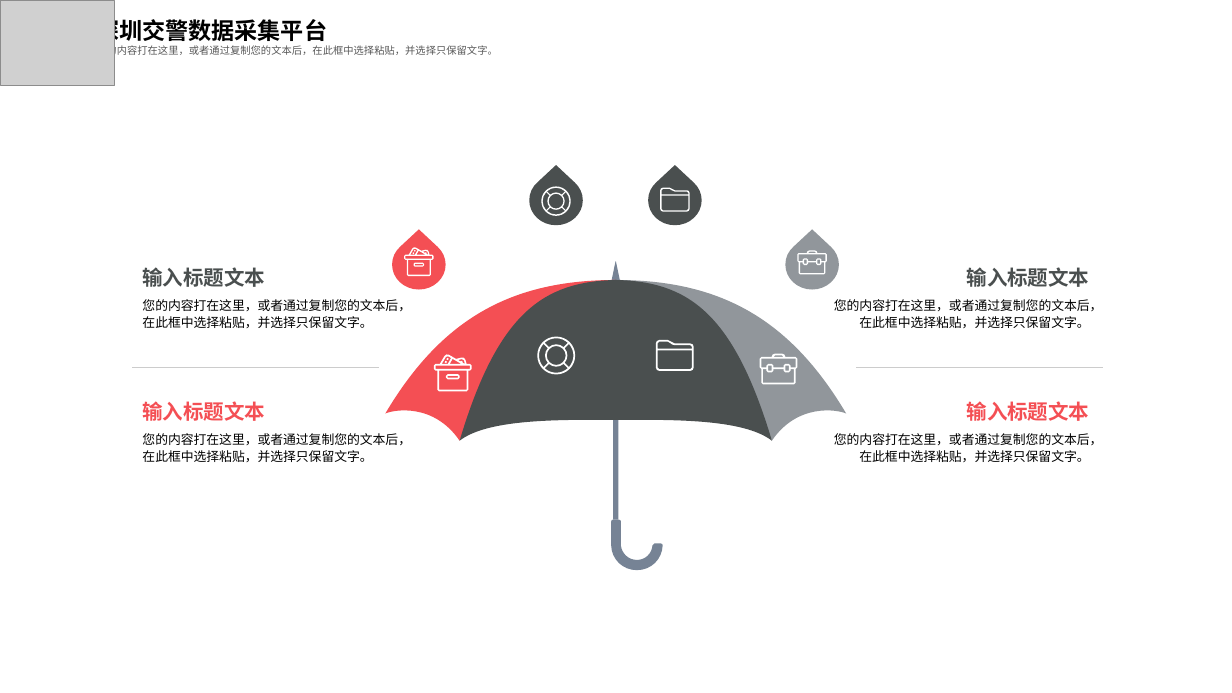
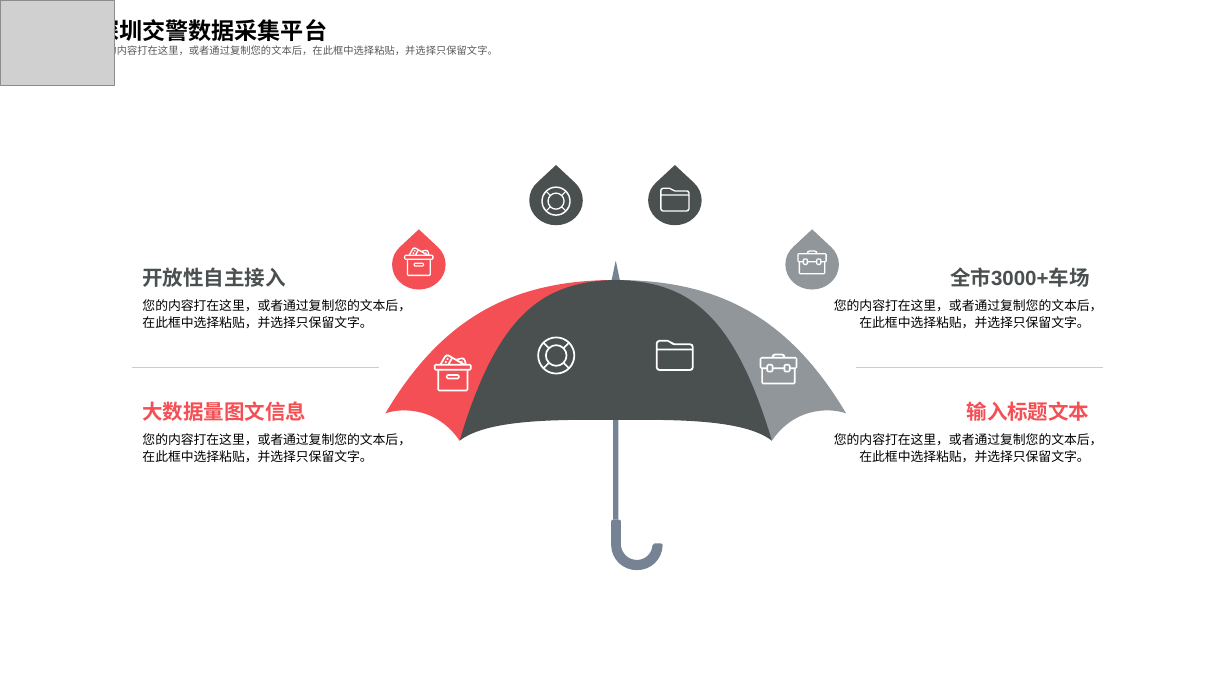
Before and after one commit to feiweihy/SpringCloud, a slide deck: slide 24 of documents/1-技术交流/中交金卡技术交流20190505.pptx. Drawn at 1232x693 pixels with LibreOffice and Linux fonts; fonts in the diff are those of the drawing; grey boxes stand for pictures. Boxes give left, top, right and bottom in pixels: in the first picture for what was removed or moved away, otherwise in the second. Text is boxed around its words. In the diff, an @@ line names an element or a change of style, - is before the commit and + after.

```diff
--- a/documents/1-技术交流/中交金卡技术交流20190505.pptx
+++ b/documents/1-技术交流/中交金卡技术交流20190505.pptx
@@ text at [142, 267, 285, 287]: text changed @@
-输入标题文本
+开放性自主接入
@@ text at [950, 267, 1089, 287]: text changed @@
-输入标题文本
+全市3000+车场
@@ text at [142, 401, 306, 421]: text changed @@
-输入标题文本
+大数据量图文信息
```
Also in this commit, not shown: 11 other slides changed.
